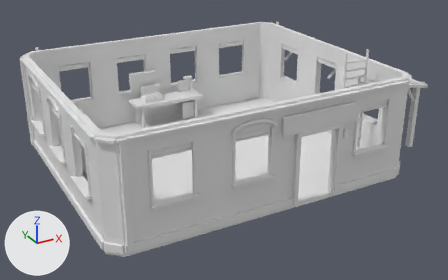
The OBJ model assets/tts/vanta-freeport-architecture-r2/inspection-s1.obj, before and after one commit.
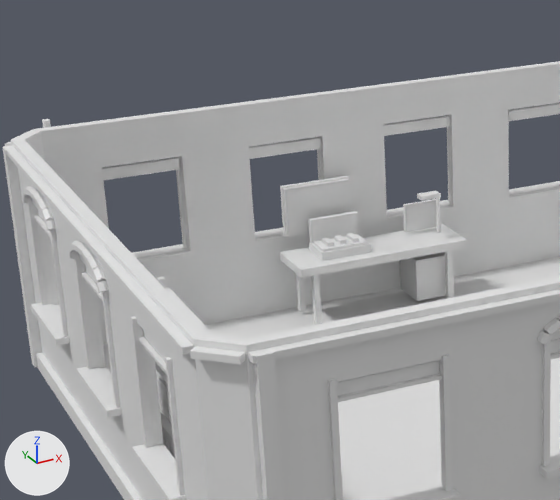
Each version appears first whole from a 50 mm camera at (-8.57, -16.33, 8.67) aimed at (0.22, -0.35, 0.68), and next in a close-up on the part from 4% to 53% of the width and 0% to 71% of the height. Every picture has the same lights, and +X, +Y and +Z are marked at lower left. The last two pictures show the newer version. Where no turn or scale is listed for an object, it has been applied to the vertices.

Objects in the first close-up: 'inspection-s1'.
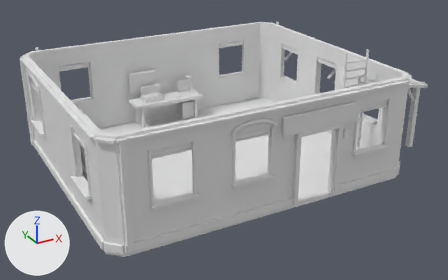
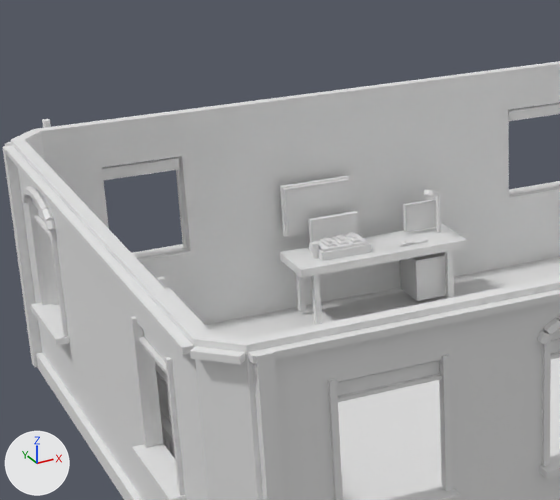
Location of each change, [x1, y1, x2, y2] in pixels of the close-ups (560 x 500 px):
part 1 of me_inspection_s1, added
    after: [333, 236, 349, 245]
part 2 of me_inspection_s1, added
    after: [345, 234, 362, 243]
part 3 of me_inspection_s1, added
    after: [400, 240, 428, 247]
part 4 of me_inspection_s1, added
    after: [312, 246, 319, 258]
part 5 of me_inspection_s1, deleted
    before: [68, 115, 452, 418]
part 6 of me_inspection_s1, built on
    before: [173, 68, 509, 325]
    after: [324, 190, 436, 241]

The change, as a list of edits to the scene's bpy script:
```text
Change me_inspection_s1:
    used by ob_inspection_s1; location = (0.0, 0.0, 0.0)
    remove me_inspection_s1.from_pydata(...)  # 3096 vertices, 5150 faces; spans x -5.07..6.41, y -4.2..4.16, z -0.01..3.68
    add me_inspection_s1.from_pydata(...)  # 3184 vertices, 5282 faces; spans x -5.07..6.41, y -4.2..4.16, z -0.01..3.68
    me_inspection_s1 part 1: a new loose piece, a box spanning x -0.754..-0.626, y 3.11..3.39, z 1.221..1.252
    me_inspection_s1 part 2: a new loose piece, a box spanning x -0.564..-0.436, y 3.11..3.39, z 1.221..1.252
    me_inspection_s1 part 3: a new loose piece, a box spanning x 0.125..0.555, y 3.034..3.066, z 1.072..1.094
    me_inspection_s1 part 4: a new loose piece, a 10-sided cylinder along z spanning x -1.133..-1.047, y 3.165..3.255, z 1.077..1.251
    me_inspection_s1 part 5: 24 loose pieces with 298 vertices, spanning x -5.07..1.49, y -0.69..4.16, z 1.16..2.91, are deleted
    me_inspection_s1 part 6: 72 vertices removed from x -1.76..1.4, y 3.05..4.0, z 0.11..3.18; 330 vertices added at x -0.93..0.74, y 3.03..3.35, z 1.27..1.83
    other edits to the shape of me_inspection_s1 do not show in these pictures
```
